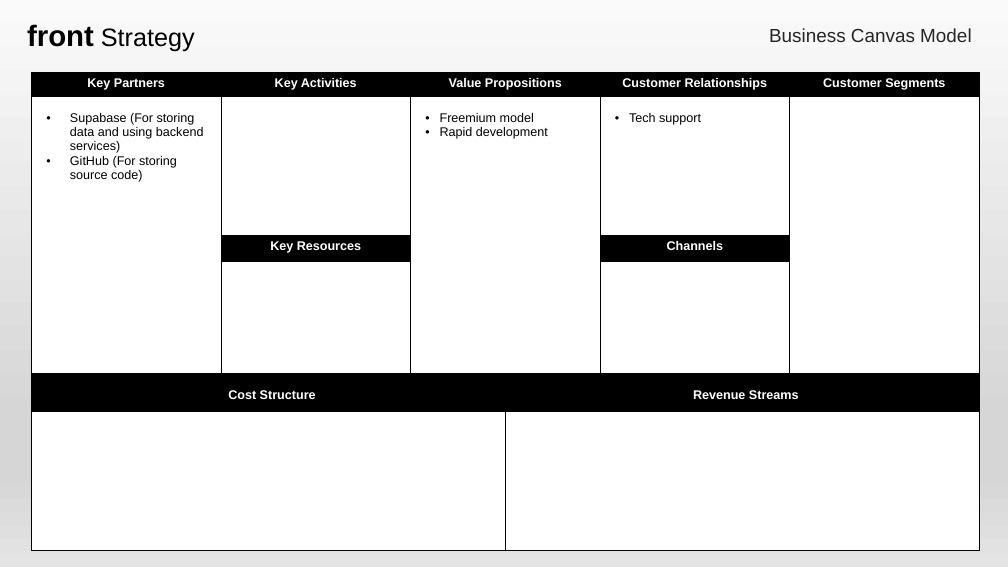
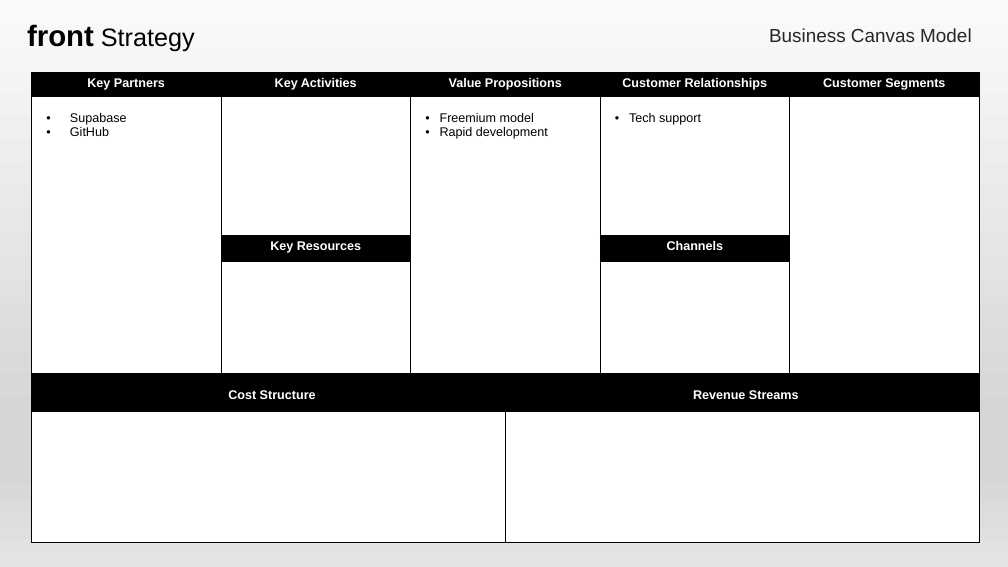
Before and after one commit to aleptra/front, a slide deck: slide 15 of _front.pptx (slide 16 before the commit). Drawn at 1008x567 pixels with LibreOffice and Linux fonts; fonts in the diff are those of the drawing. Boxes give left, top, right and bottom in pixels: in the first picture for what was removed or moved away, otherwise in the second. Text is boxed around its words. In the diff, an @@ line names an element or a change of style, - is before the commit and + after.

```diff
--- a/_front.pptx
+++ b/_front.pptx
@@ table at (x1=32, y1=73, x2=980, y2=543) @@
-row 2, column 1: Supabase (For storing data and using backend services) / GitHub (For storing source code)
+row 2, column 1: Supabase / GitHub
```
Also in this commit, not shown: 15 other slides changed, 8 slides removed.
